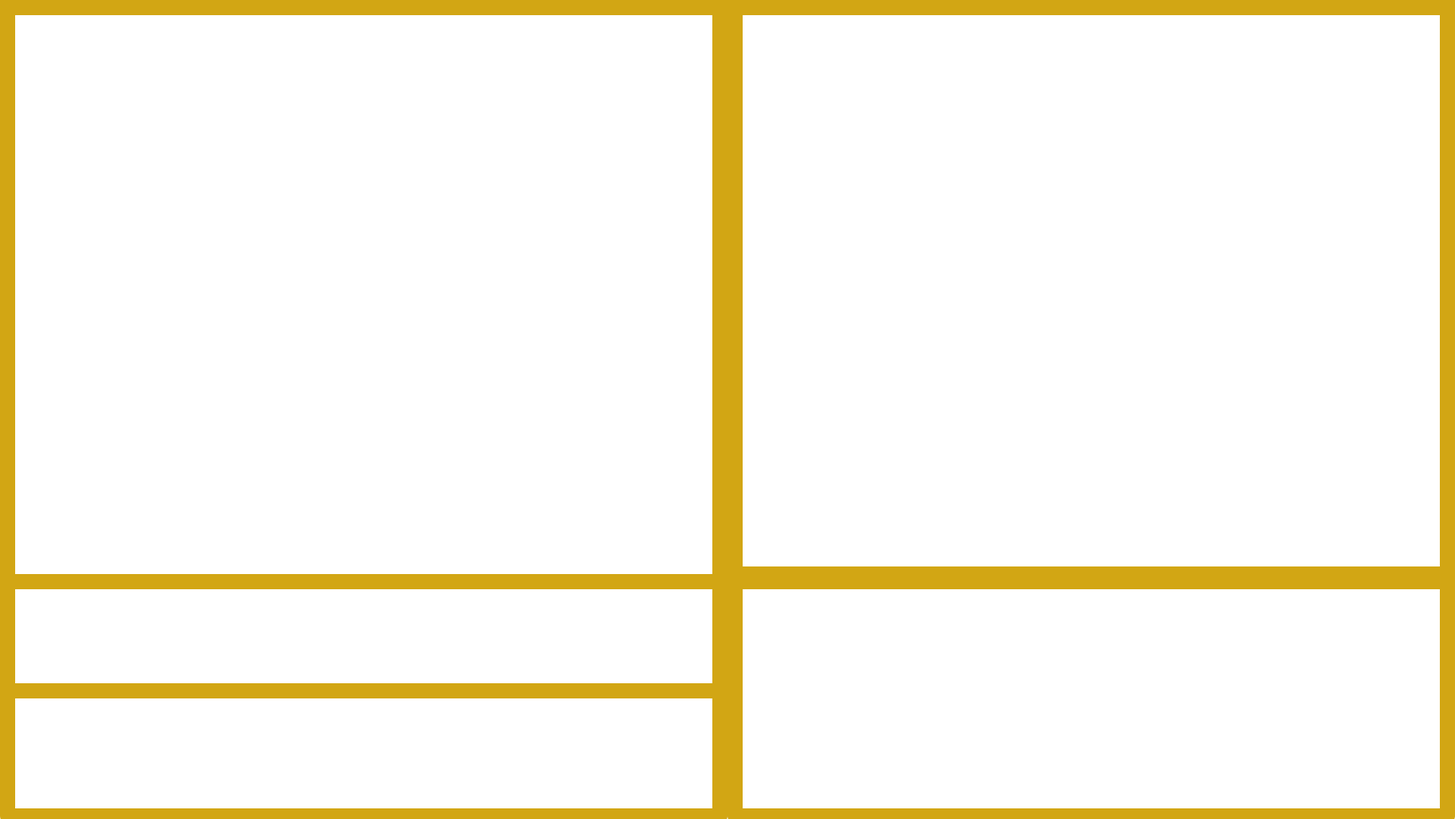
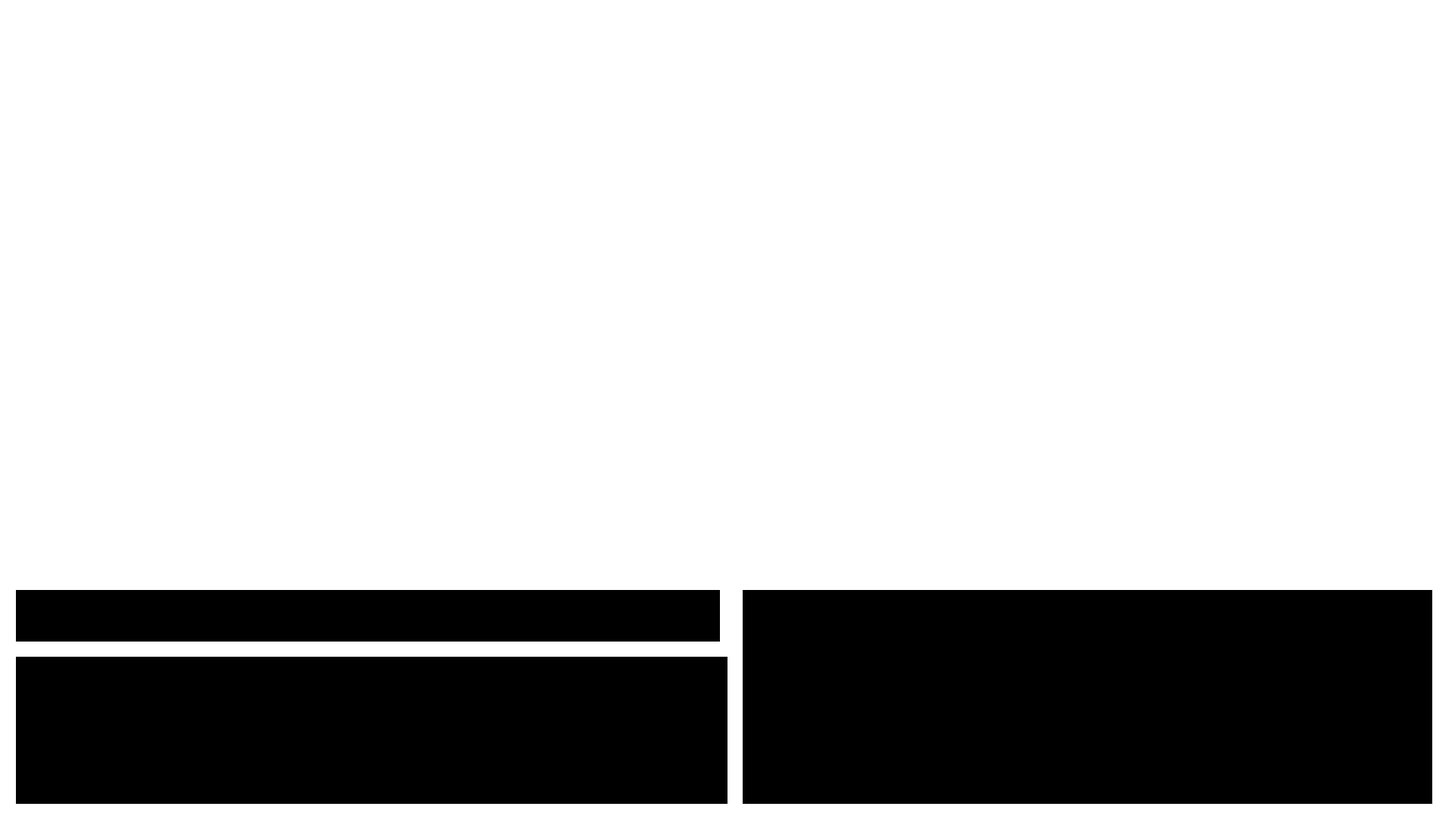
Revision of a layered 1455x819 image; what changed, layer by layer:
added layer "Rounded Rectangle 1 copy 2" above "Rounded Rectangle 1" over box(0, 567, 1455, 819)
painted on "Rounded Rectangle 1" (1st of 3) over box(727, 573, 1455, 819)
removed layer "Rounded Rectangle 1" (2nd of 4) over box(0, 573, 728, 819)
painted on "Rounded Rectangle 1" (2nd of 3) over box(727, 0, 1455, 583)
painted on "Rounded Rectangle 1" (3rd of 3) over box(0, 0, 736, 699)
added layer "Rounded Rectangle 1 copy" over box(0, 574, 1448, 819)
